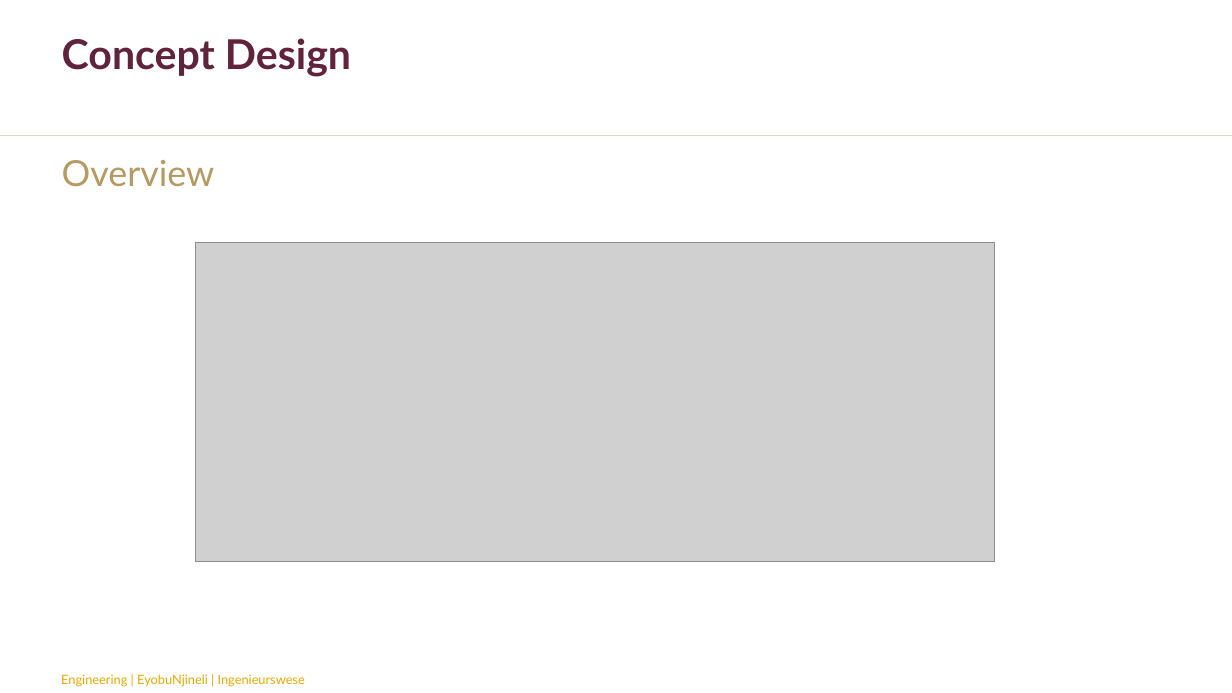
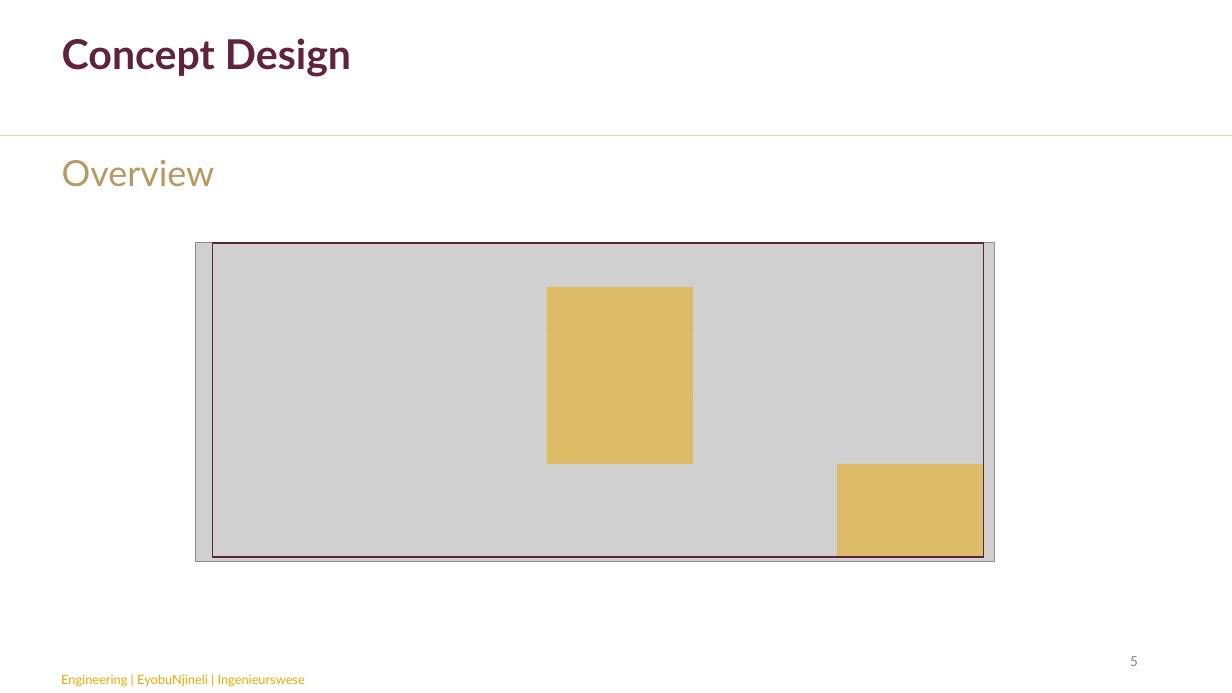
Before and after one commit to chanelleblan/SumobotSkripsie, a slide deck: slide 5 of Presentations/Final_present.pptx. Drawn at 1232x693 pixels with LibreOffice and Linux fonts; fonts in the diff are those of the drawing; grey boxes stand for pictures; background and template pictures are left out. Boxes give left, top, right and bottom in pixels: in the first picture for what was removed or moved away, otherwise in the second. Text is boxed around its words. In the diff, an @@ line names an element or a change of style, - is before the commit and + after.

```diff
--- a/Presentations/Final_present.pptx
+++ b/Presentations/Final_present.pptx
@@ rectangle added at <box>213,243,984,557</box>, outline #61223B 1 pt @@
@@ rectangle added at <box>546,287,693,331</box>, fill #EBA900 at 50% opacity @@
@@ rectangle added at <box>546,330,693,397</box>, fill #EBA900 at 50% opacity @@
@@ rectangle added at <box>546,396,693,464</box>, fill #EBA900 at 50% opacity @@
@@ rectangle added at <box>837,464,984,557</box>, fill #EBA900 at 50% opacity @@
@@ page number added at <box>1130,656,1138,666</box>, 12 pt, text #878A8B @@
+5
```
Also in this commit, not shown: 14 other slides changed, 8 slides added, 6 slides removed.
